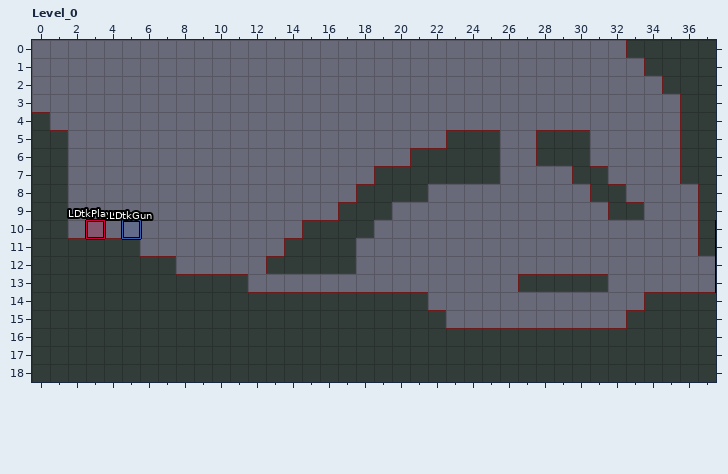
LDtk project: The Lost Hope/Content/World.ldtk. Above, as it was before the edit.
Cells are 32x32 px. Shown: Level_0 x 0..37, y 0..18.
After:
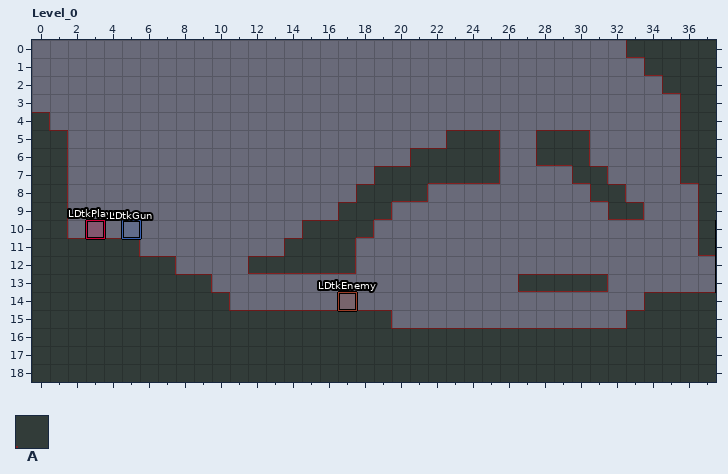
Key: from "Collisions": A 1.
_ is an empty cell.
Objects are placed by their top-left corner, in cells (3,4 is the top-left corner of cell 3,4); size is 1x1 cell unless given.
The edit:
{"where": "layer \"Collisions\""}
{"y":12,"x":12,"old":"_","new":"A"}
{"y":13,"x":10,"old":"AA","new":"__"}
{"y":14,"x":11,"old":"AAAAAAAAAAA","new":"___________"}
{"y":15,"x":20,"old":"AAA","new":"___"}
{"where": "layer \"Entities\""}
{"now": "\"LDtkEnemy\" rectangle at 17,14"}
